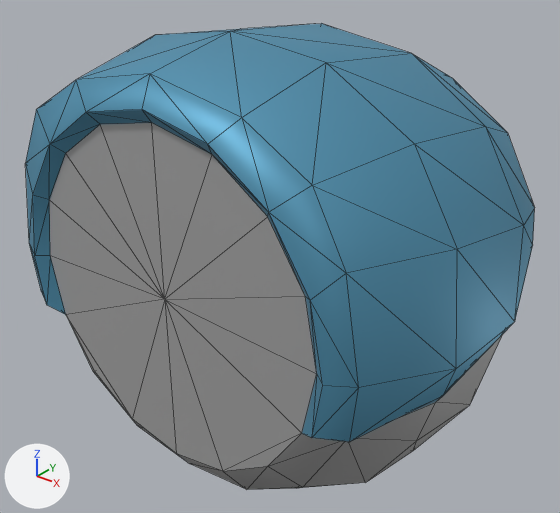
An edit to the glTF model public/head.glb, drawn before and after from the same camera.
The view is the same before and after, from a camera (50 mm lens) standing at (0.634, -0.837, 1.9) and looking at (-0.026, -0.012, 1.389). Lighting does not change. The marker at lower left points along +X, +Y and +Z. Mesh edges are drawn as thin lines. Where no turn or scale is listed for an object, it has been applied to the vertices. Vertices at the same position are counted once.
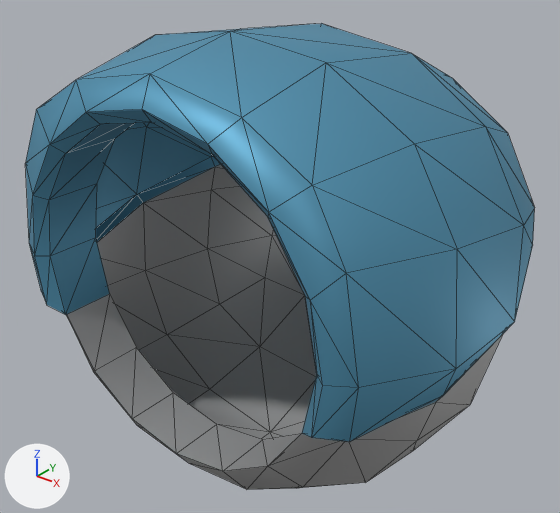
Where the change shows, as pixel boxes (x1, y1, x2, y2) in the pictures (560 x 513 px):
part 1 of me_mesh, built on
    before: (33, 123, 317, 471)
    after: (33, 123, 310, 471)

The edits, one by one:
me_mesh is used by ob_pcube15; location (0.0, 0.06, 1.404).
me_mesh had 134 vertices, 264 faces and spanned x -0.344..0.344, y -0.345..0.285, z -0.297..0.336.
me_mesh now has 149 vertices, 280 faces and spans x -0.344..0.344, y -0.345..0.285, z -0.297..0.336.
Part 1, on me_mesh:
1 vertex is removed from x 0.0, y -0.332, z 0.032.
20 faces are deleted.
16 new vertices lie (0.0, 0.081, 0.0) away from vertices in x -0.232..0.232, y -0.332, z -0.208..0.255.
24 new faces join them, mat_colourvarmat (blue #5b9dbc).
12 new faces join them, mat_mainmat (grey #bcbcbc).
